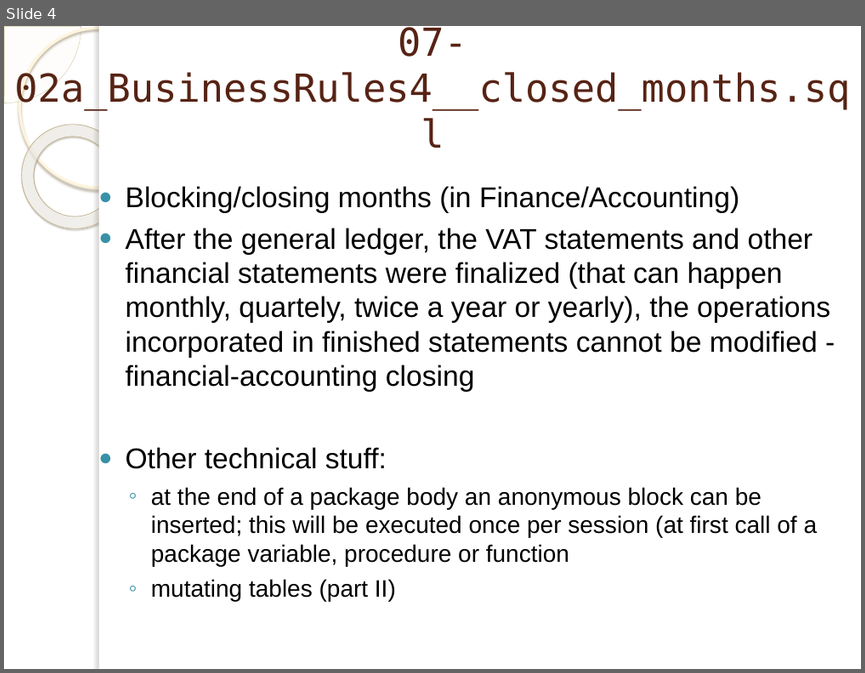
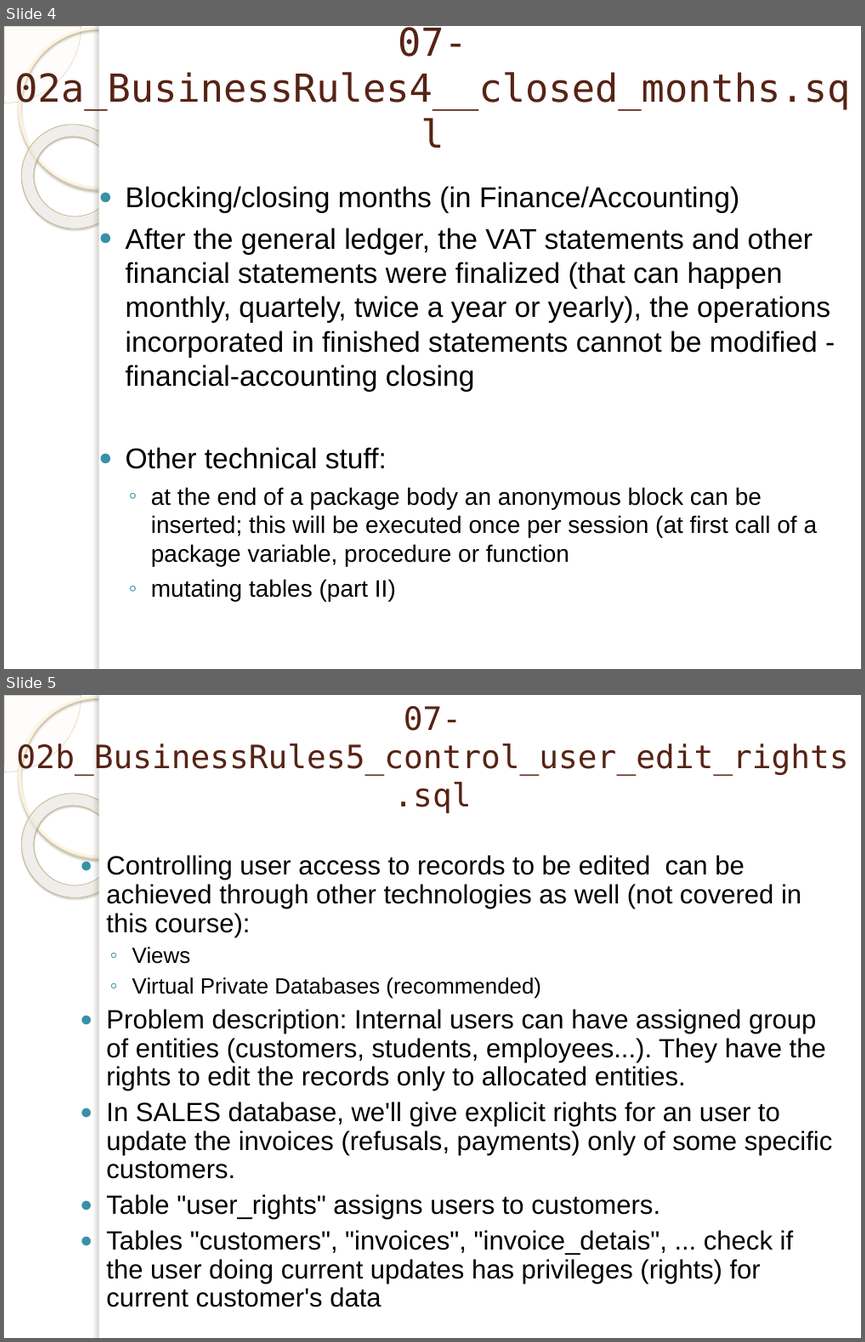
Before and after one commit to marinfotache/Database-Logic-in-Business-Applications, a slide deck: 07_Business Rules with PL SQL/07-02_en_Business Rules with PL SQL (2).pptx. Shown one above the other, each under a label of ours: slide 4 before the commit, slides 4 and 5 after it. The pictures are 865x673 and 865x1342 pixels, drawn with LibreOffice and Linux fonts; fonts in the diff are those of the drawing; background and template pictures are left out. Boxes give left, top, right and bottom in pixels: in the first picture for what was removed or moved away, otherwise in the second. Text is boxed around its words. In the diff, an @@ line names an element or a change of style, - is before the commit and + after.

```diff
--- a/07_Business Rules with PL SQL/07-02_en_Business Rules with PL SQL (2).pptx
+++ b/07_Business Rules with PL SQL/07-02_en_Business Rules with PL SQL (2).pptx
@@ slide 5 added at bbox=[4, 695, 861, 1338], background picture (left out); not listed: 5 template elements that a slide beside it also shows @@
@@ title added at bbox=[17, 706, 849, 813], 27 pt, text #572314 @@
+07-02b_BusinessRules5_control_user_edit_rights.sql
@@ text added at bbox=[106, 855, 833, 1307], 22.2 pt, text #000000 @@
+● Controlling user access to records to be edited can be achieved through other technologies as well (not covered in this course):
+  ◦ Views
+  ◦ Virtual Private Databases (recommended)
+● Problem description: Internal users can have assigned group of entities (customers, students, employees...). They have the rights to edit the records only to allocated entities.
+● In SALES database, we'll give explicit rights for an user to update the invoices (refusals, payments) only of some specific customers.
+● Table "user_rights" assigns users to customers.
+● Tables "customers", "invoices", "invoice_detais", ... check if the user doing current updates has privileges (rights) for current customer's data
```
Also in this commit, not shown: 2 slides removed, 1 other file.
